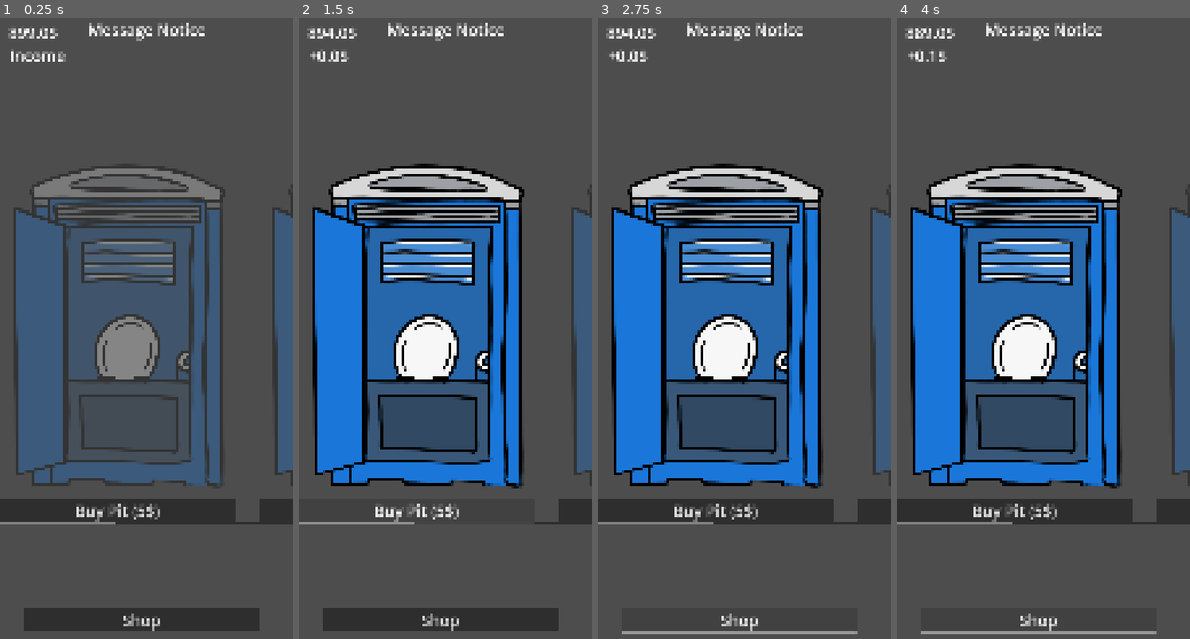
Above: before the commit, frames 1-4 (left to right).
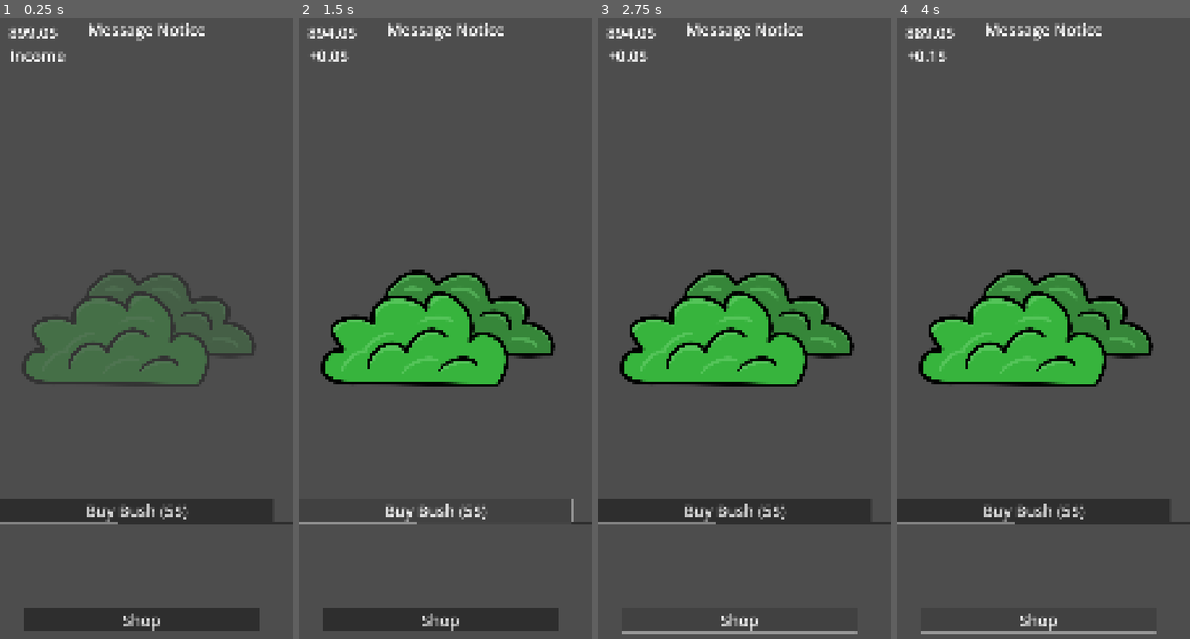
Above: after the commit, the same moments.

Repository: ewandos/klo-king-5
Game: Godot game, scene res://game.tscn
Same seed, same stepped clock (60 frames per second), same inputs: the game is played once before the commit and once after it. The project has no main scene, so this scene is started directly.
Inputs:
- Up to frame 1 (0.25 s): no input
- Up to frame 2 (1.5 s): click "Shop" at 0.5 s; click "Buy Pit (5$)" (after the commit: "Buy Bush (5$)") at 1.25 s
- Up to frame 3 (2.75 s): click "Shop" at 2 s
- Up to frame 4 (4 s): click "Buy Pit (5$)" (after the commit: "Buy Bush (5$)") at 2.75 s; click "Shop" at 3.5 s

The runs differ from the first frame. In frame 1, 33% of the frame differs, in the area x 4-100%, y 23-82%; in frame 2, 39%; in frame 3, 40%; in frame 4, 40%.

Commit message:
feat: updated items
- bush is now a pit
- bush new image
- lamp post image

Diff:
--- a/game.tscn
+++ b/game.tscn
@@ -4,7 +4,7 @@
 [ext_resource type="PackedScene" uid="uid://bybv8hmy1ebaw" path="res://item_store_container.tscn" id="2_fc0e3"]
 [ext_resource type="Resource" uid="uid://cw5gnhecvpdic" path="res://items/lamp_post.tres" id="3_7jktm"]
 [ext_resource type="Resource" uid="uid://dbkilee0sdtbg" path="res://items/dixi.tres" id="3_fc0e3"]
-[ext_resource type="Resource" uid="uid://ck8i3q8tq7fhu" path="res://items/pit.tres" id="3_ryrav"]
+[ext_resource type="Resource" uid="uid://ck8i3q8tq7fhu" path="res://items/bush.tres" id="3_ryrav"]
 
 [node name="Game" type="Control"]
 layout_mode = 3
--- a/item_store_container.gd
+++ b/item_store_container.gd
@@ -8,6 +8,7 @@
 func _ready() -> void:
 	dixi_purchase_button.item = item
 	dixi_purchase_button.purchased.connect(_on_purchased)
+	preview_texture.texture = item.texture
 	if not State.items.has(item): preview_texture.modulate.a = 0.33
 
 func _on_purchased() -> void:
--- a/item_store_container.tscn
+++ b/item_store_container.tscn
@@ -6,11 +6,20 @@
 [ext_resource type="Resource" uid="uid://dbkilee0sdtbg" path="res://items/dixi.tres" id="4_ipun7"]
 
 [node name="ItemStoreContainer" type="VBoxContainer"]
+anchors_preset = 15
+anchor_right = 1.0
+anchor_bottom = 1.0
+grow_horizontal = 2
+grow_vertical = 2
+size_flags_horizontal = 3
+size_flags_vertical = 3
 script = ExtResource("1_of07p")
 
 [node name="PreviewTexture" type="TextureRect" parent="."]
 layout_mode = 2
+size_flags_vertical = 3
 texture = ExtResource("2_cu3v8")
+stretch_mode = 5
 
 [node name="DixiPurchaseButton" type="Button" parent="."]
 layout_mode = 2
--- /dev/null
+++ b/items/bush.tres
@@ -0,0 +1,12 @@
+[gd_resource type="Resource" script_class="Item" load_steps=3 format=3 uid="uid://ck8i3q8tq7fhu"]
+
+[ext_resource type="Script" uid="uid://bsrnps2aplbl5" path="res://items/item.gd" id="1_t0h28"]
+[ext_resource type="Texture2D" uid="uid://b10nh70uyrivb" path="res://bush.png" id="2_0oonf"]
+
+[resource]
+script = ExtResource("1_t0h28")
+name = "Bush"
+cost = 5
+income = 0.1
+texture = ExtResource("2_0oonf")
+metadata/_custom_type_script = "uid://bsrnps2aplbl5"
--- a/items/dixi.tres
+++ b/items/dixi.tres
@@ -1,10 +1,12 @@
-[gd_resource type="Resource" script_class="Item" load_steps=2 format=3 uid="uid://dbkilee0sdtbg"]
+[gd_resource type="Resource" script_class="Item" load_steps=3 format=3 uid="uid://dbkilee0sdtbg"]
 
 [ext_resource type="Script" uid="uid://bsrnps2aplbl5" path="res://items/item.gd" id="1_7k651"]
+[ext_resource type="Texture2D" uid="uid://fah006tau0ki" path="res://dixi_open.png" id="2_mlod8"]
 
 [resource]
 script = ExtResource("1_7k651")
 name = "Dixi"
 cost = 899
-income = 2
+income = 0.0
+texture = ExtResource("2_mlod8")
 metadata/_custom_type_script = "uid://bsrnps2aplbl5"
--- a/items/item.gd
+++ b/items/item.gd
@@ -4,3 +4,4 @@
 @export var name: String
 @export var cost: int
 @export var income: float
+@export var texture: Texture2D
--- a/items/lamp_post.tres
+++ b/items/lamp_post.tres
@@ -1,10 +1,12 @@
-[gd_resource type="Resource" script_class="Item" load_steps=2 format=3 uid="uid://cw5gnhecvpdic"]
+[gd_resource type="Resource" script_class="Item" load_steps=3 format=3 uid="uid://cw5gnhecvpdic"]
 
 [ext_resource type="Script" uid="uid://bsrnps2aplbl5" path="res://items/item.gd" id="1_bs1md"]
+[ext_resource type="Texture2D" uid="uid://d8y6wgorlmot" path="res://lamp_post.png" id="2_8jsqx"]
 
 [resource]
 script = ExtResource("1_bs1md")
 name = "Lamp Post"
 cost = 150
 income = 0.5
+texture = ExtResource("2_8jsqx")
 metadata/_custom_type_script = "uid://bsrnps2aplbl5"
--- a/items/pit.tres
+++ /dev/null
@@ -1,10 +0,0 @@
-[gd_resource type="Resource" script_class="Item" load_steps=2 format=3 uid="uid://ck8i3q8tq7fhu"]
-
-[ext_resource type="Script" uid="uid://bsrnps2aplbl5" path="res://items/item.gd" id="1_hur4g"]
-
-[resource]
-script = ExtResource("1_hur4g")
-name = "Pit"
-cost = 5
-income = 0.1
-metadata/_custom_type_script = "uid://bsrnps2aplbl5"
--- a/purchase_button.gd
+++ b/purchase_button.gd
@@ -15,6 +15,7 @@
 	if success: purchased.emit()
 
 func _process(delta: float) -> void:
+	if Engine.is_editor_hint(): return
 	disabled = State.money < item.cost
 
 func _set_item(n_item) -> void:
Binary file added: bush.png
Not shown, added: bush.png.import
Binary file added: lamp_post.png
Not shown, added: lamp_post.png.import
